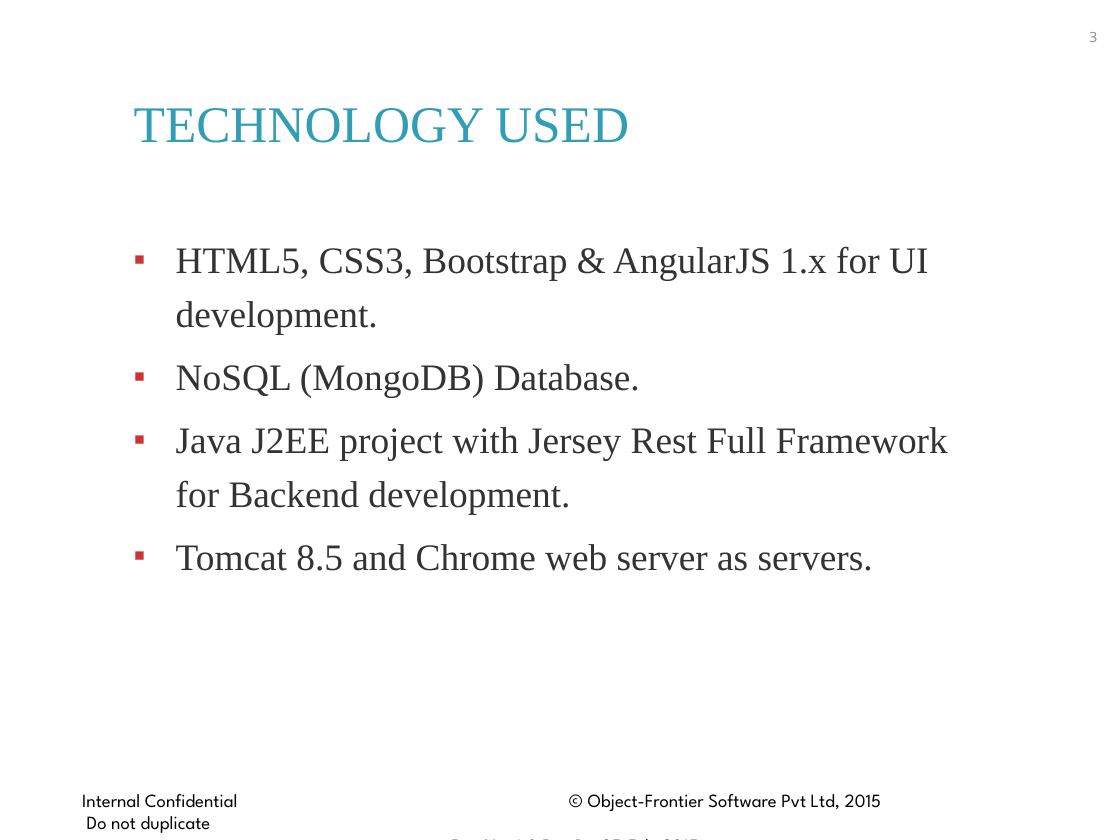
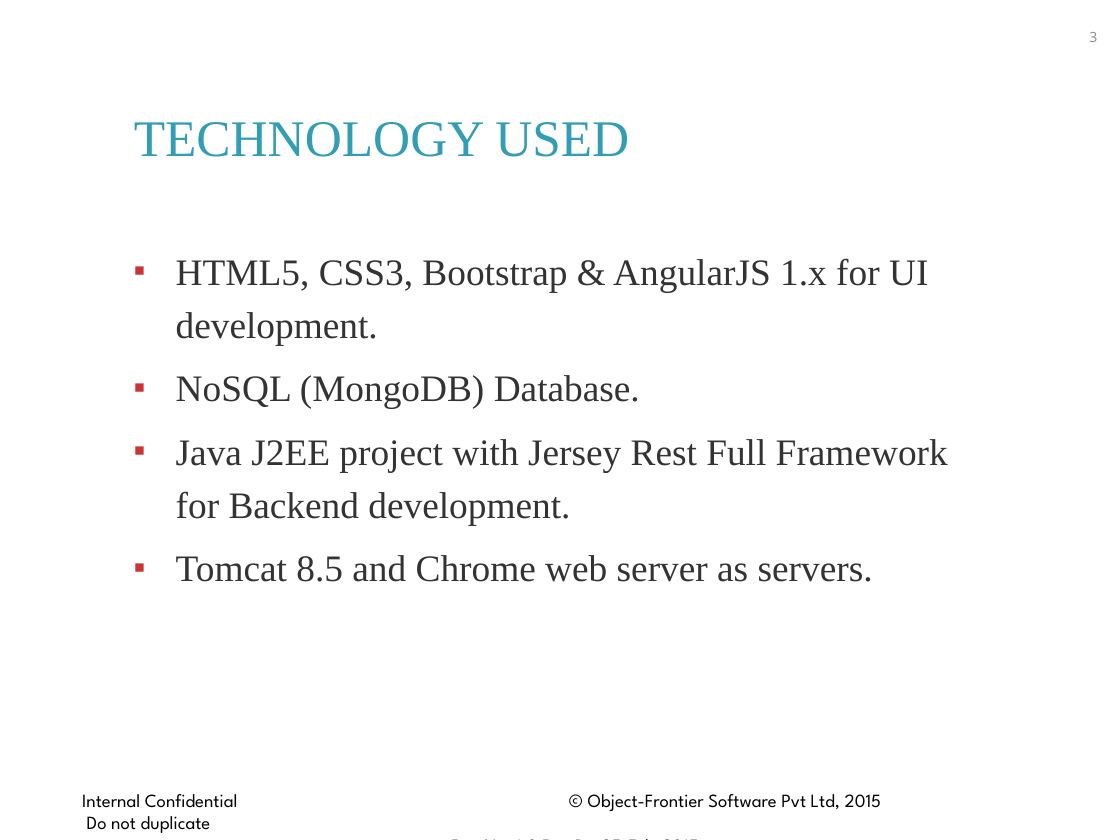
Before and after one commit to santoshofs/TesT, a slide deck: slide 3 of Activity/Mvp/OFS_PPT_Template.ppt. Drawn at 1120x840 pixels with LibreOffice and Linux fonts; fonts in the diff are those of the drawing; background and template pictures are left out. Boxes give left, top, right and bottom in pixels: in the first picture for what was removed or moved away, otherwise in the second. Text is boxed around its words. In the diff, an @@ line names an element or a change of style, - is before the commit and + after.

```diff
--- a/Activity/Mvp/OFS_PPT_Template.ppt
+++ b/Activity/Mvp/OFS_PPT_Template.ppt
@@ title "TECHNOLOGY USED" moved from (x1=134, y1=108, x2=629, y2=143) to (x1=134, y1=122, x2=629, y2=157) @@
@@ text "HTML5, CSS3, Bootstrap & AngularJS ..." moved from (x1=176, y1=246, x2=948, y2=571) to (x1=176, y1=258, x2=948, y2=582) @@
```
Also in this commit, not shown: 6 other slides changed, 2 slides added, 1 slide removed.
